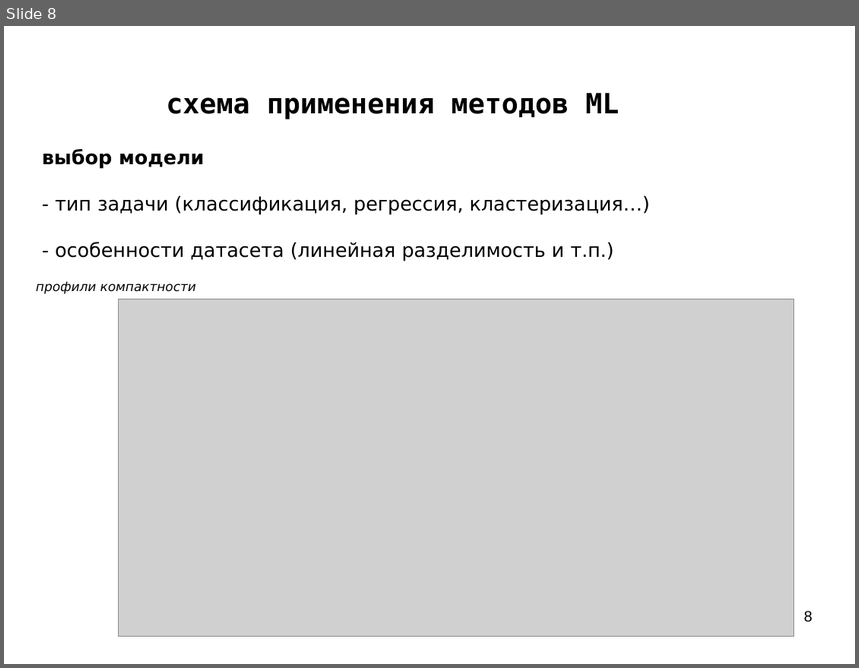
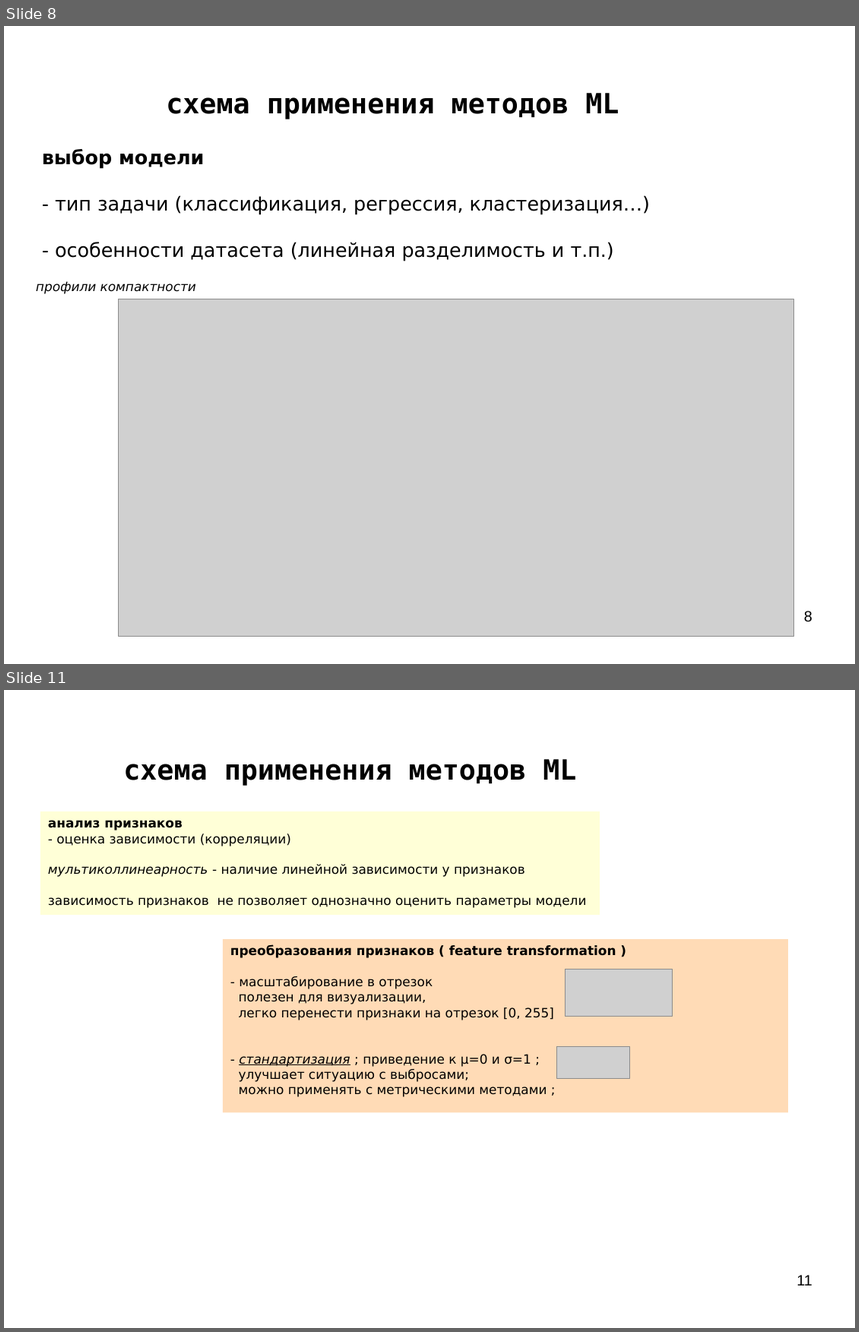
Before and after one commit to mechanoid5/ml_lectorium_legacy, a slide deck: 07-ml-pipeline.odp. Shown one above the other, each under a label of ours: slide 8 before the commit, slides 8 and 11 after it; the slides between them are not shown. The pictures are 859x668 and 859x1332 pixels, drawn with LibreOffice and Linux fonts; fonts in the diff are those of the drawing; grey boxes stand for pictures; background and template pictures are left out. Boxes give left, top, right and bottom in pixels: in the first picture for what was removed or moved away, otherwise in the second. Text is boxed around its words. In the diff, an @@ line names an element or a change of style, - is before the commit and + after.

```diff
--- a/07-ml-pipeline.odp
+++ b/07-ml-pipeline.odp
@@ slide 11 added at box(4, 690, 855, 1328), background picture (left out) @@
@@ title added at box(123, 759, 576, 786), 26 pt, text #000000, bold @@
+схема применения методов ML
@@ rectangle added at box(40, 812, 600, 915), fill #FFFFD7, 12 pt, text #000000 @@
+анализ признаков
+- оценка зависимости (корреляции)
+мультиколлинеарность - наличие линейной зависимости у признаков
+зависимость признаков не позволяет однозначно оценить параметры модели
@@ rectangle added at box(223, 939, 788, 1113), fill #FFDBB6, 12 pt, text #000000 @@
+преобразования признаков ( feature transformation )
+- масштабирование в отрезок
+полезен для визуализации,
+легко перенести признаки на отрезок [0, 255]
+- стандартизация ; приведение к μ=0 и σ=1 ;
+улучшает ситуацию с выбросами;
+можно применять с метрическими методами ;
@@ picture added at box(566, 970, 673, 1017) @@
@@ picture added at box(558, 1047, 630, 1078) @@
@@ page number added at box(797, 1275, 813, 1286), 14 pt, text #000000 @@
+11
```
Also in this commit, not shown: 2 slides changed, 8 other slides added, 4 other files.
